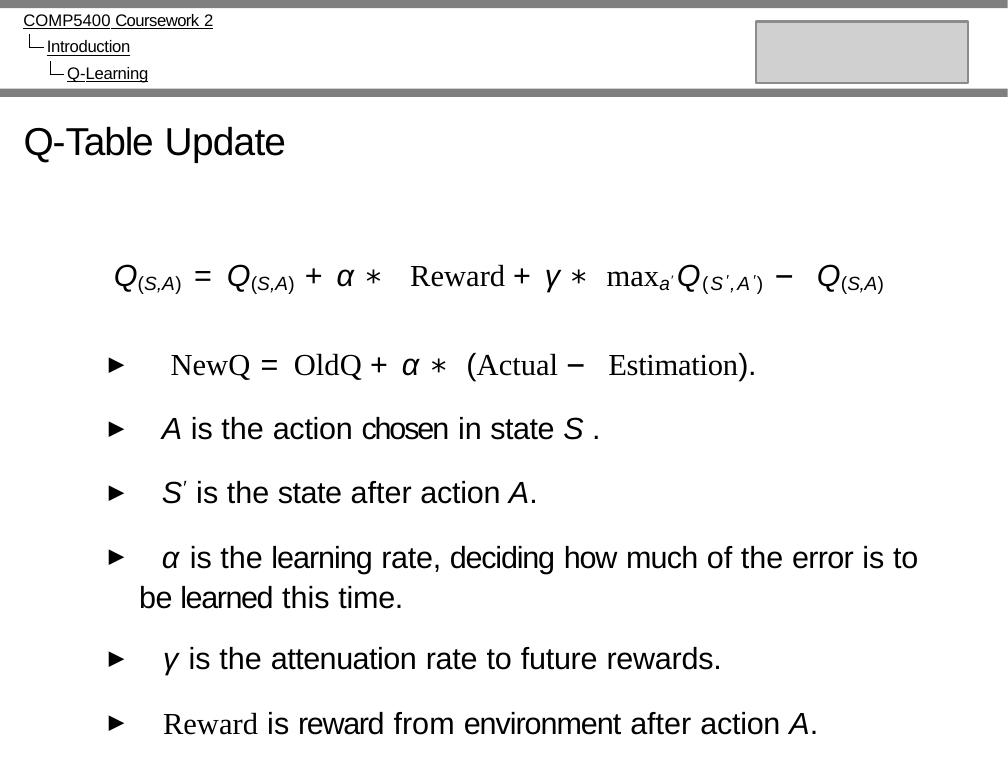
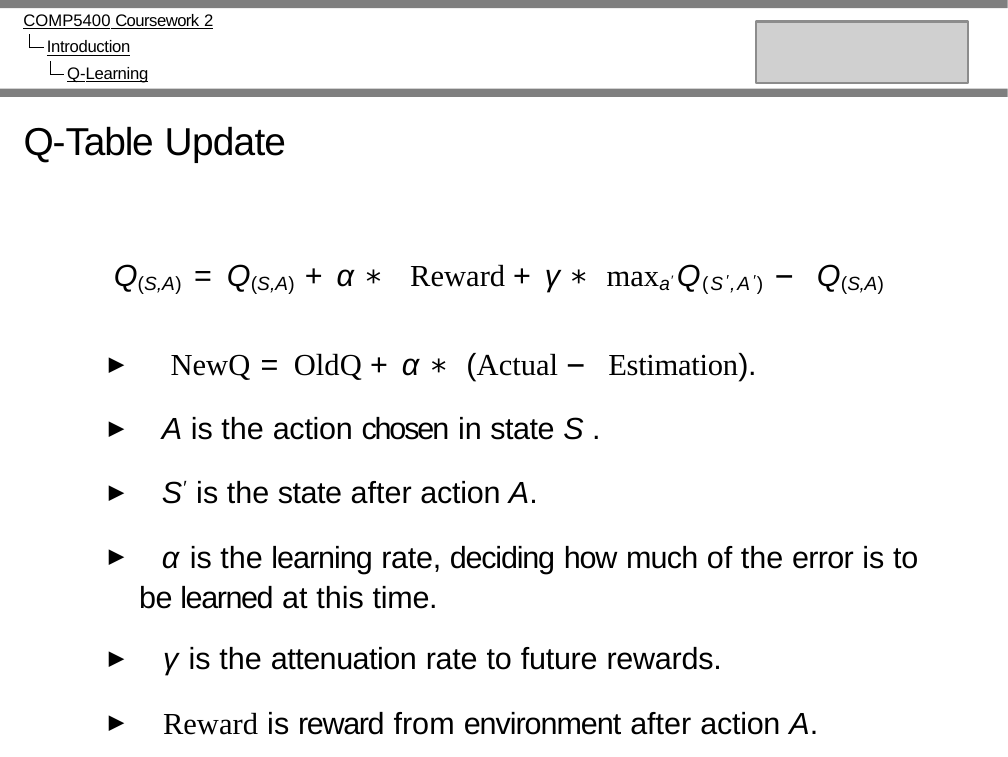
Before and after one commit to Neowless/COMP5400_Courework2, a slide deck: slide 9 of University_of_Leeds_Beamer_template__1_.pptx. Drawn at 1008x757 pixels with LibreOffice and Linux fonts; fonts in the diff are those of the drawing; grey boxes stand for pictures. Boxes give left, top, right and bottom in pixels: in the first picture for what was removed or moved away, otherwise in the second. Text is boxed around its words. In the diff, an @@ line names an element or a change of style, - is before the commit and + after.

```diff
--- a/University_of_Leeds_Beamer_template__1_.pptx
+++ b/University_of_Leeds_Beamer_template__1_.pptx
@@ text at (x1=139, y1=546, x2=918, y2=609): text changed @@
-▶ α is the learning rate, deciding how much of the error is to be learned this time.
+▶ α is the learning rate, deciding how much of the error is to be learned at this time.
```
Also in this commit, not shown: 8 other slides changed, 2 other files.
